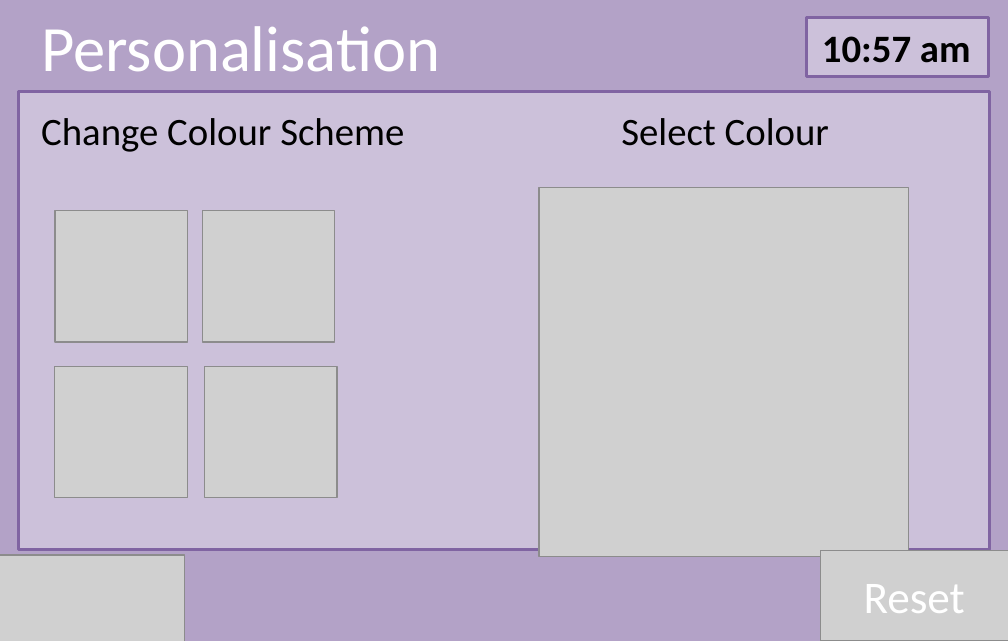
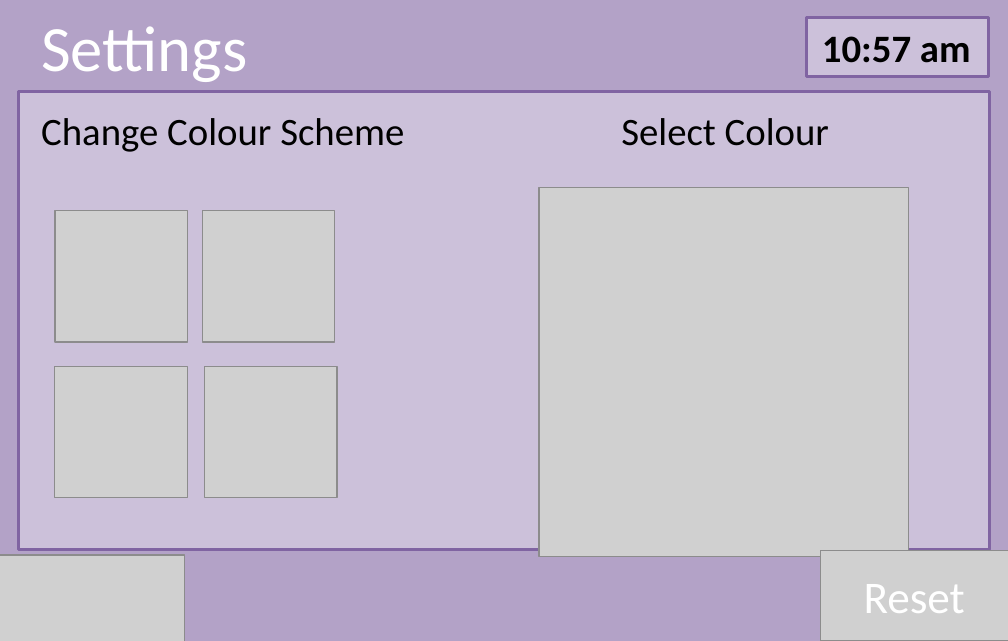
Before and after one commit to Gordo851/Design, a slide deck: slide 12 of story_board.pptx. Drawn at 1008x641 pixels with LibreOffice and Linux fonts; fonts in the diff are those of the drawing; grey boxes stand for pictures. Boxes give left, top, right and bottom in pixels: in the first picture for what was removed or moved away, otherwise in the second. Text is boxed around its words. In the diff, an @@ line names an element or a change of style, - is before the commit and + after.

```diff
--- a/story_board.pptx
+++ b/story_board.pptx
@@ text at (41,26,247,82): text changed @@
-Personalisation
+Settings
```
Also in this commit, not shown: 1 other slide changed.
